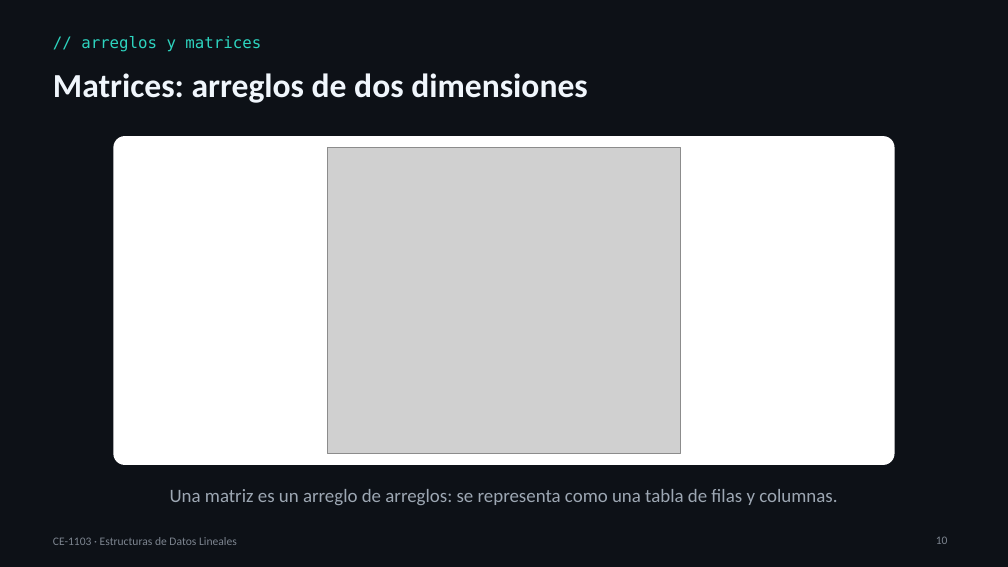
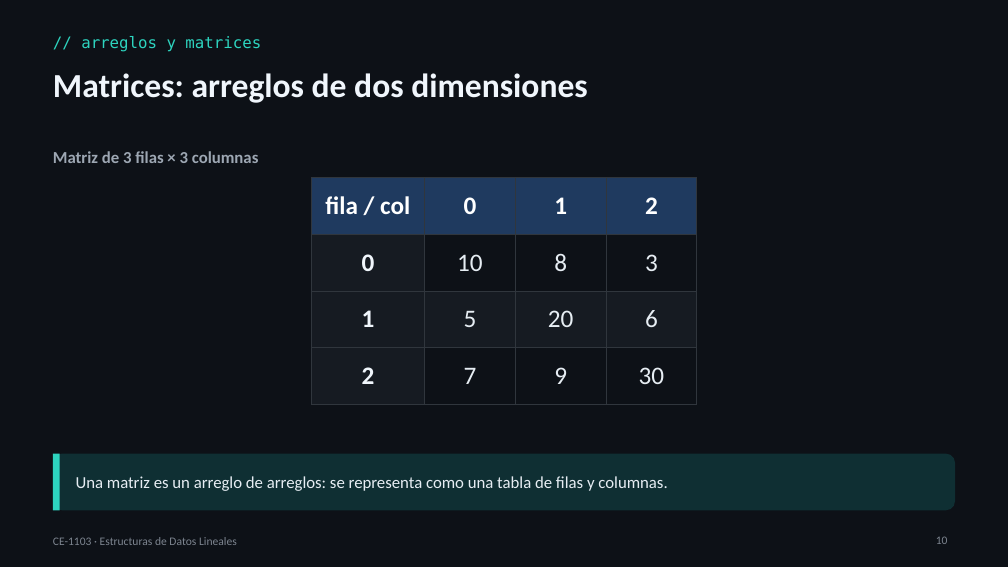
Before and after one commit to itcr-computer-engineering/data-structures-and-algorithms, a slide deck: slide 10 of presentaciones/ce-1103/Lección 03 - Estructuras de Datos Lineales.pptx. Drawn at 1008x567 pixels with LibreOffice and Linux fonts; fonts in the diff are those of the drawing; grey boxes stand for pictures. Boxes give left, top, right and bottom in pixels: in the first picture for what was removed or moved away, otherwise in the second. Text is boxed around its words. In the diff, an @@ line names an element or a change of style, - is before the commit and + after.

```diff
--- a/presentaciones/ce-1103/Lección 03 - Estructuras de Datos Lineales.pptx
+++ b/presentaciones/ce-1103/Lección 03 - Estructuras de Datos Lineales.pptx
@@ rounded rectangle removed at (113,136,895,465) @@
@@ picture removed at (327,147,681,454) @@
@@ text added at (53,151,259,163), 16 pt, text #9DA7B3, bold @@
+Matriz de 3 filas × 3 columnas
@@ table added at (312,178,697,388), 4 rows, 4 columns @@
+fila / col | 0 | 1 | 2
+0 | 10 | 8 | 3
+1 | 5 | 20 | 6
+2 | 7 | 9 | 30
@@ rounded rectangle added at (53,454,955,510), fill #0F2F33 @@
@@ rectangle added at (53,454,60,510), fill #2DD4BF @@
@@ text "Una matriz es un arreglo ...": place and size @@
-text "Una matriz es un arreglo ..." at (170,489,837,505)
+text "Una matriz es un arreglo ..." at (76,476,667,491)
@@ text "Una matriz es un arreglo ..." at (76,476,667,491): size 18 to 16 pt, text colour #9DA7B3 to #E6EDF3; alignment centre to left @@
```
Also in this commit, not shown: 1 other slide changed, 16 other files.
